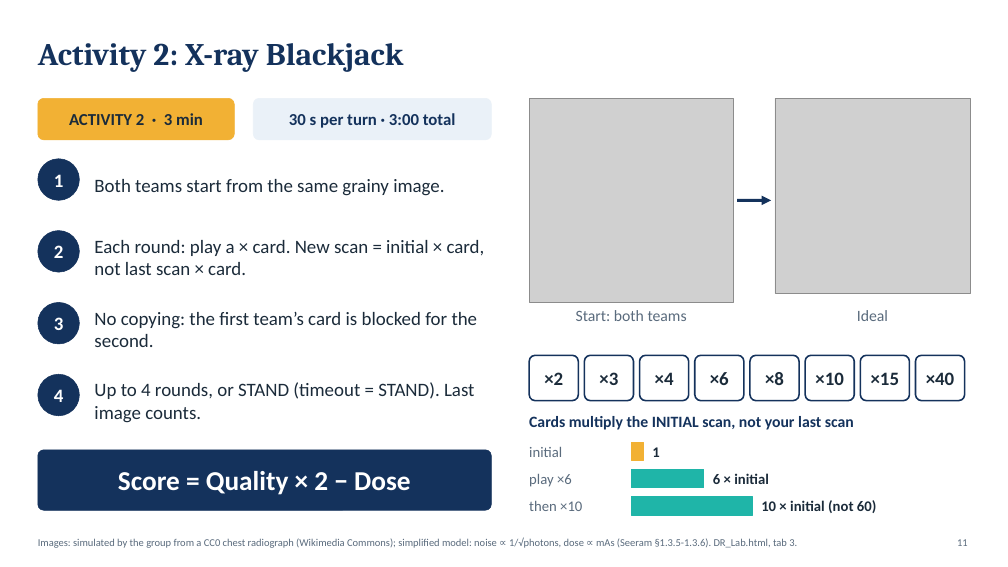
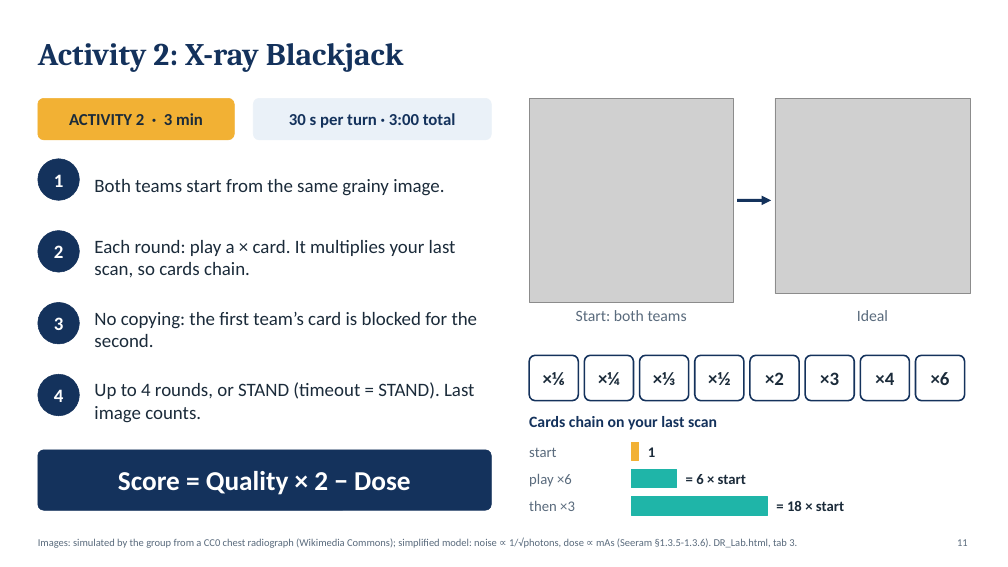
Before and after one commit to Hung-nd233960/dr-overview-presentation, a slide deck: slide 12 of DR_Overview.pptx. Drawn at 1008x567 pixels with LibreOffice and Linux fonts; fonts in the diff are those of the drawing; grey boxes stand for pictures. Boxes give left, top, right and bottom in pixels: in the first picture for what was removed or moved away, otherwise in the second. Text is boxed around its words. In the diff, an @@ line names an element or a change of style, - is before the commit and + after.

```diff
--- a/DR_Overview.pptx
+++ b/DR_Overview.pptx
@@ text at box(94, 240, 456, 277): text changed @@
-Each round: play a × card. New scan = initial × card, not last scan × card.
+Each round: play a × card. It multiplies your last scan, so cards chain.
@@ text in rounded rectangle at box(543, 372, 565, 385): text changed @@
-×2
+×⅙
@@ text in rounded rectangle at box(598, 372, 620, 385): text changed @@
-×3
+×¼
@@ text in rounded rectangle at box(653, 372, 676, 385): text changed @@
-×4
+×⅓
@@ text in rounded rectangle at box(708, 372, 730, 385): text changed @@
-×6
+×½
@@ text in rounded rectangle at box(765, 372, 784, 385): text changed @@
-×8
+×2
@@ text in rounded rectangle at box(820, 372, 839, 385): text changed @@
-×10
+×3
@@ text in rounded rectangle at box(875, 372, 894, 385): text changed @@
-×15
+×4
@@ text in rounded rectangle at box(931, 372, 950, 385): text changed @@
-×40
+×6
@@ text at box(529, 416, 717, 430): text changed @@
-Cards multiply the INITIAL scan, not your last scan
+Cards chain on your last scan
@@ text at box(529, 448, 556, 457): text changed @@
-initial
+start
@@ rectangle: place and size @@
-rectangle at box(631, 442, 644, 461)
+rectangle at box(631, 442, 639, 461)
@@ text "1": place and size @@
-text "1" at box(652, 447, 659, 457)
+text "1" at box(648, 447, 655, 457)
@@ rectangle: place and size @@
-rectangle at box(631, 470, 704, 488)
+rectangle at box(631, 470, 677, 488)
@@ text at box(696, 474, 746, 484): text changed @@
-6 × initial
+= 6 × start
@@ text at box(529, 501, 575, 511): text changed @@
-then ×10
+then ×3
@@ rectangle: place and size @@
-rectangle at box(631, 497, 752, 515)
+rectangle at box(631, 497, 768, 515)
@@ text at box(787, 501, 844, 511): text changed @@
-10 × initial (not 60)
+= 18 × start
```
Also in this commit, not shown: 14 other files.
